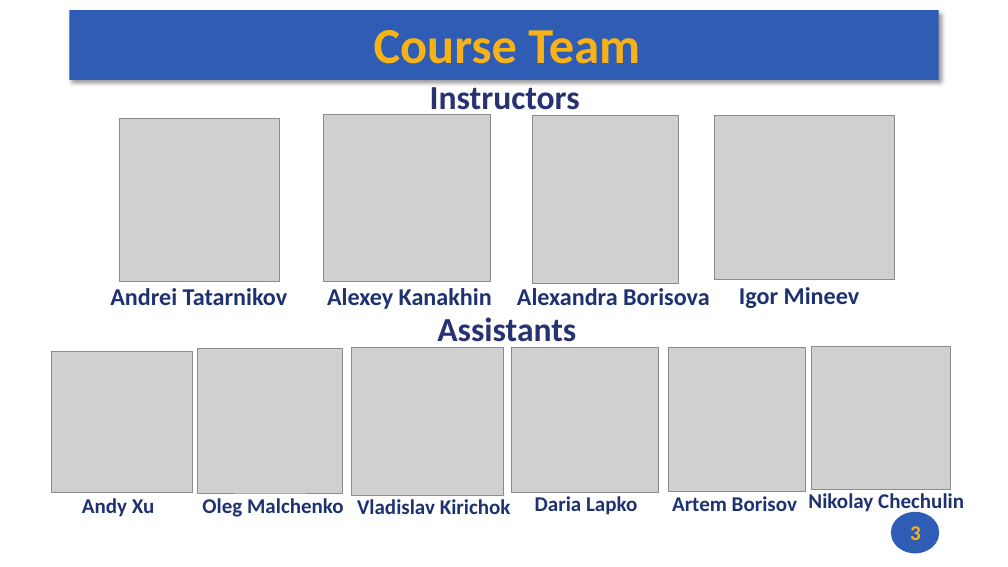
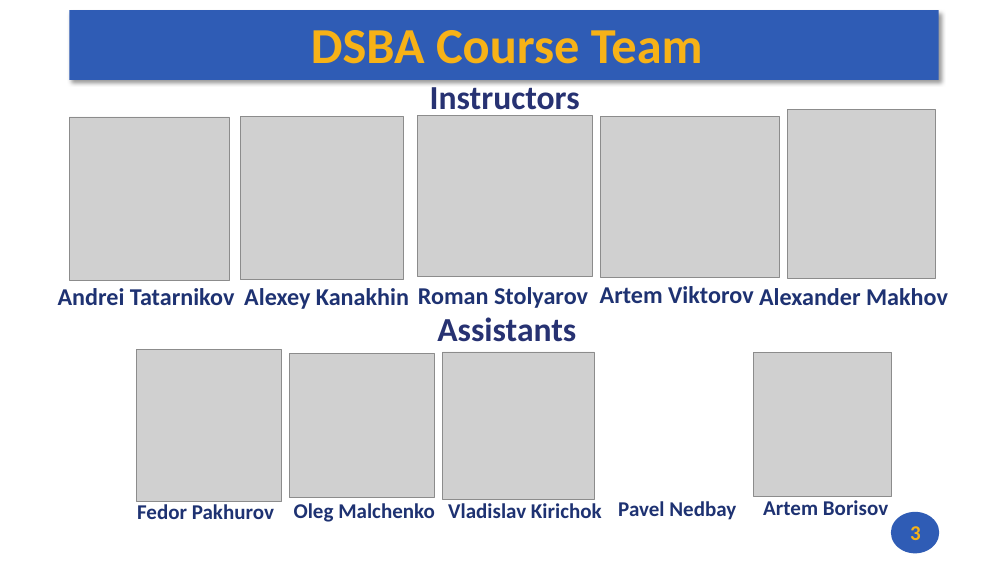
Before and after one commit to andrewt0301/hse-acos-course, a slide deck: slide 3 of docs/part1ca/01_Introduction/CA_Lecture_01.pptx. Drawn at 1008x567 pixels with LibreOffice and Linux fonts; fonts in the diff are those of the drawing; grey boxes stand for pictures. Boxes give left, top, right and bottom in pixels: in the first picture for what was removed or moved away, otherwise in the second. Text is boxed around its words. In the diff, an @@ line names an element or a change of style, - is before the commit and + after.

Commit message:
Lecture 1 is updated

```diff
--- a/docs/part1ca/01_Introduction/CA_Lecture_01.pptx
+++ b/docs/part1ca/01_Introduction/CA_Lecture_01.pptx
@@ title at (x1=311, y1=30, x2=703, y2=64): text changed @@
-Course Team
+DSBA Course Team
@@ picture moved from (x1=119, y1=118, x2=280, y2=281) to (x1=69, y1=117, x2=229, y2=281) @@
@@ picture moved from (x1=323, y1=114, x2=490, y2=281) to (x1=240, y1=116, x2=404, y2=280) @@
@@ picture added at (x1=417, y1=115, x2=592, y2=276) @@
@@ picture removed at (x1=533, y1=116, x2=678, y2=284) @@
@@ picture added at (x1=601, y1=116, x2=780, y2=278) @@
@@ picture removed at (x1=715, y1=116, x2=895, y2=280) @@
@@ picture added at (x1=788, y1=110, x2=935, y2=278) @@
@@ text "Alexey Kanakhin" moved from (x1=327, y1=288, x2=492, y2=309) to (x1=244, y1=288, x2=409, y2=309) @@
@@ text "Andrei Tatarnikov" moved from (x1=110, y1=288, x2=288, y2=305) to (x1=58, y1=288, x2=235, y2=305) @@
@@ text at (x1=418, y1=287, x2=588, y2=308): text changed @@
-Alexandra Borisova
+Roman Stolyarov
@@ text at (x1=600, y1=286, x2=753, y2=303): text changed @@
-Igor Mineev
+Artem Viktorov
@@ text added at (x1=759, y1=288, x2=948, y2=305), 23 pt, text #1E3272, bold @@
+Alexander Makhov
@@ picture removed at (x1=51, y1=351, x2=193, y2=492) @@
@@ picture added at (x1=137, y1=350, x2=282, y2=502) @@
@@ picture removed at (x1=511, y1=347, x2=659, y2=492) @@
@@ picture removed at (x1=668, y1=348, x2=805, y2=492) @@
@@ picture added at (x1=754, y1=352, x2=892, y2=496) @@
@@ picture removed at (x1=811, y1=347, x2=951, y2=490) @@
@@ text at (x1=137, y1=504, x2=274, y2=519): text changed @@
-Andy Xu
+Fedor Pakhurov
@@ 3 texts, 2 pictures moved together from (x1=198, y1=347, x2=797, y2=517) to (x1=289, y1=352, x2=888, y2=522) @@
@@ text at (x1=618, y1=501, x2=736, y2=520): text changed @@
-Daria Lapko
+Pavel Nedbay
@@ text removed at (x1=808, y1=493, x2=964, y2=515) @@
-Nikolay Chechulin
```
Also in this commit, not shown: 1 other slide changed, 1 slide added, 1 other file.
